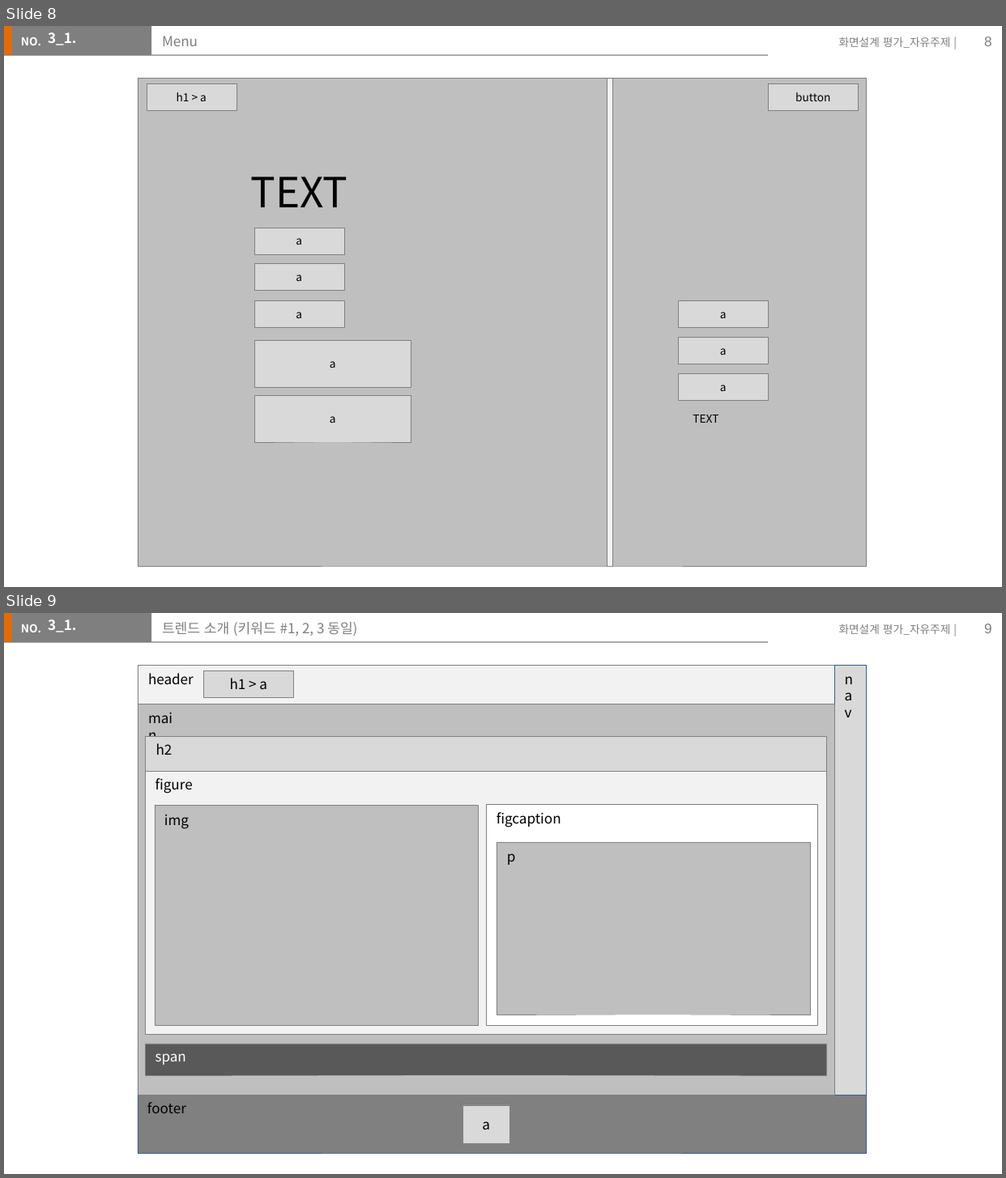
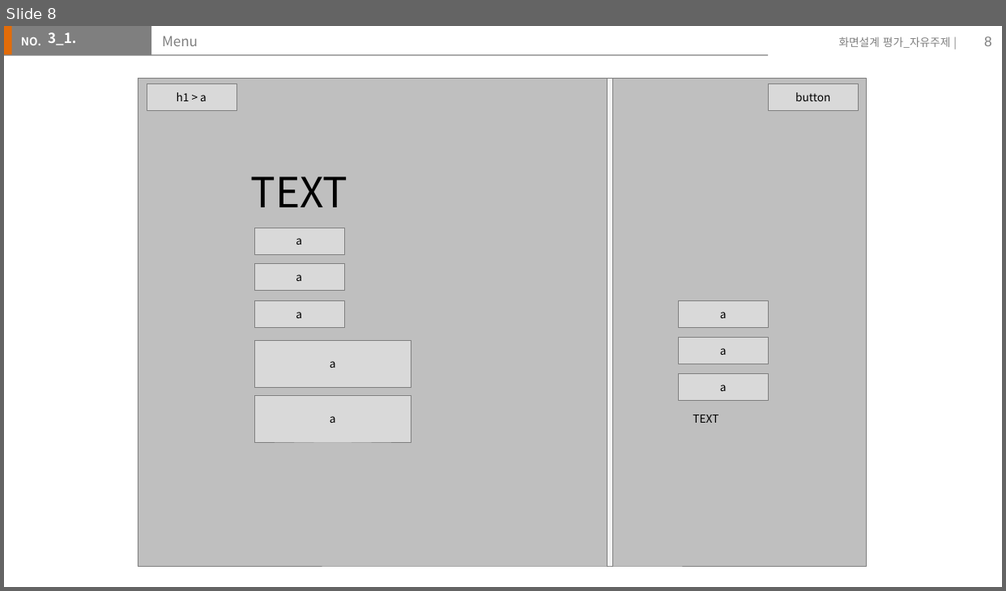
Before and after one commit to Jangyusu/project_portfolio, a slide deck: storyBorad/스토리보드(장유수).pptx. Shown one above the other, each under a label of ours: slides 8 and 9 before the commit, slide 8 after it. The pictures are 1006x1178 and 1006x591 pixels, drawn with LibreOffice and Linux fonts; fonts in the diff are those of the drawing. Boxes give left, top, right and bottom in pixels: in the first picture for what was removed or moved away, otherwise in the second. Text is boxed around its words. In the diff, an @@ line names an element or a change of style, - is before the commit and + after.

```diff
--- a/storyBorad/스토리보드(장유수).pptx
+++ b/storyBorad/스토리보드(장유수).pptx
@@ slide 9 removed at [4, 613, 1002, 1174], background #FFFFFF; not listed: 5 template elements that a slide beside it also shows @@
@@ text removed at [48, 619, 76, 632] @@
-3_1.
@@ title removed at [162, 622, 357, 636] @@
-트렌드 소개 (키워드 #1, 2, 3 동일)
@@ page number removed at [984, 624, 992, 633] @@
-9
@@ rectangle removed at [138, 665, 866, 1154] @@
@@ rectangle removed at [138, 665, 835, 704] @@
@@ text removed at [148, 673, 194, 685] @@
-header
@@ rectangle removed at [203, 671, 293, 698] @@
@@ text removed at [230, 678, 267, 689] @@
-h1 > a
@@ rectangle removed at [834, 665, 866, 1095] @@
@@ text removed at [834, 666, 868, 726] @@
-nav
@@ rectangle removed at [138, 704, 835, 1095] @@
@@ text removed at [138, 705, 190, 732] @@
-main
@@ rectangle removed at [146, 737, 826, 772] @@
@@ text removed at [156, 743, 172, 755] @@
-h2
@@ rectangle removed at [146, 771, 827, 1034] @@
@@ text removed at [155, 778, 193, 794] @@
-figure
@@ rectangle removed at [155, 806, 478, 1025] @@
@@ rectangle removed at [486, 805, 818, 1025] @@
@@ text removed at [164, 815, 189, 829] @@
-img
@@ text removed at [496, 812, 561, 828] @@
-figcaption
@@ rectangle removed at [496, 842, 809, 1015] @@
@@ text removed at [507, 854, 516, 865] @@
-p
@@ rectangle removed at [146, 1044, 826, 1076] @@
@@ text removed at [155, 1054, 186, 1065] @@
-span
@@ rectangle removed at [138, 1095, 866, 1153] @@
@@ text removed at [147, 1102, 186, 1114] @@
-footer
@@ rectangle removed at [463, 1106, 510, 1144] @@
@@ text removed at [482, 1122, 490, 1130] @@
-a
```
Also in this commit, not shown: 3 slides changed, 4 slides added, 18 other slides removed, 6 other files.
